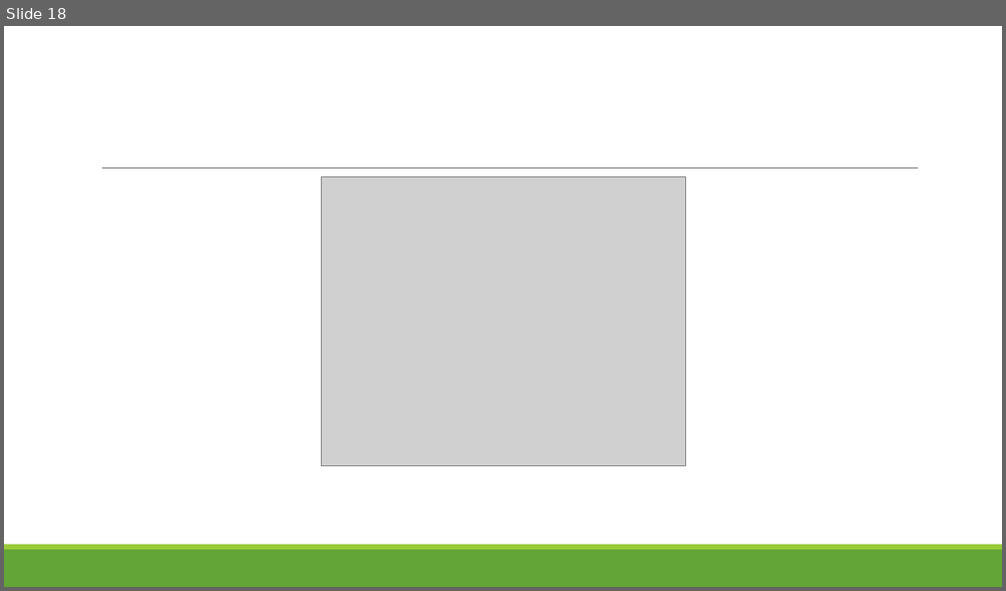
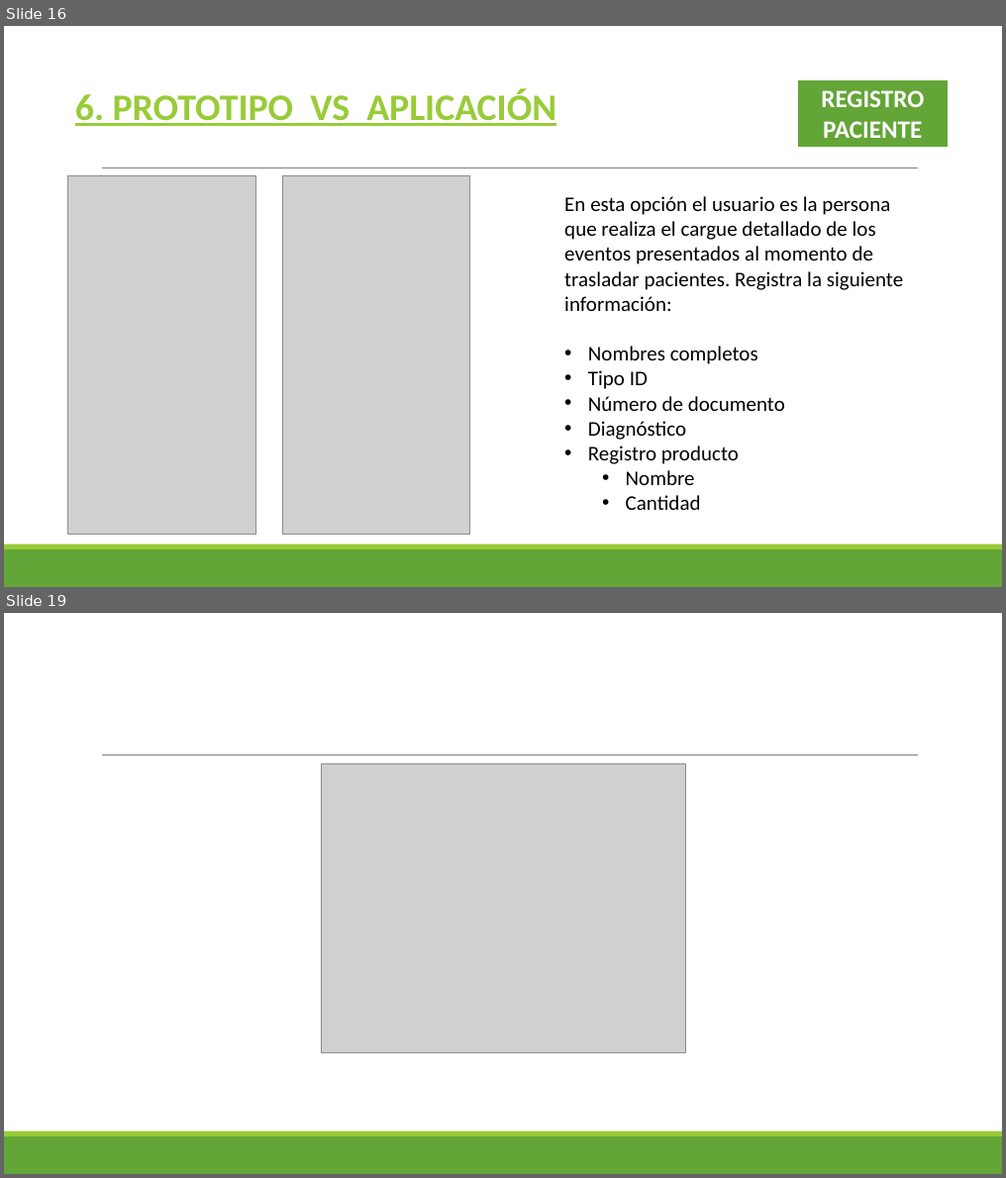
Before and after one commit to NestorRodriguez/ambulancias, a slide deck: PRESENTACION APP INVENTARIOS.pptx. Shown one above the other, each under a label of ours: slide 18 before the commit, slides 16 and 19 after it; the slides between them are not shown. The pictures are 1006x591 and 1006x1178 pixels, drawn with LibreOffice and Linux fonts; fonts in the diff are those of the drawing; grey boxes stand for pictures. Boxes give left, top, right and bottom in pixels: in the first picture for what was removed or moved away, otherwise in the second. Text is boxed around its words. In the diff, an @@ line names an element or a change of style, - is before the commit and + after.

```diff
--- a/PRESENTACION APP INVENTARIOS.pptx
+++ b/PRESENTACION APP INVENTARIOS.pptx
@@ slide 16 added at [4,26,1002,587], background #FFFFFF; not listed: 3 template elements that a slide beside it also shows @@
@@ rectangle added at [797,79,948,148], fill #63A537, outline #FFFFFF 2 pt, 24 pt, text #FFFFFF, bold @@
+REGISTRO PACIENTE
@@ text added at [75,89,556,126], 36 pt, text #99CB38, bold, underline @@
+6. PROTOTIPO VS APLICACIÓN
@@ picture added at [67,175,255,534] @@
@@ picture added at [282,175,470,534] @@
@@ text added at [564,196,903,510], 20 pt, text #000000 @@
+En esta opción el usuario es la persona que realiza el cargue detallado de los eventos presentados al momento de trasladar pacientes. Registra la siguiente información:
+• Nombres completos
+• Tipo ID
+• Número de documento
+• Diagnóstico
+• Registro producto
+  • Nombre
+  • Cantidad
@@ what was slide 18 is now slide 19 @@
```
Also in this commit, not shown: 3 slides changed, 2 other slides added, 2 slides removed, 5 other files.
